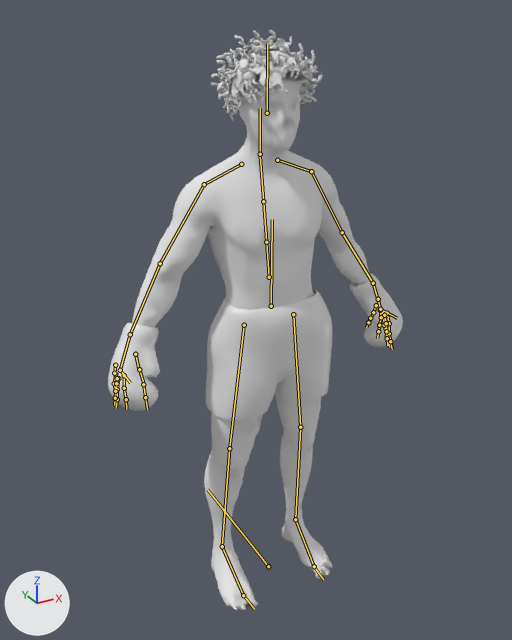
Before and after pictures for a commit that changed the FBX model Assets/Models/Boxer/Boxer.fbx.
The view is the same before and after, from a 50 mm camera at (-1.13, -1.96, 2.09) aimed at (-0.02, 0.07, 1.08). Arrows for +X, +Y and +Z are at lower left; the lights stay in place. The picture after the commit comes second. The bones that change, and the others that lie on the model, are drawn over the model as lines.

Names of what the first picture shows: 'FinalBaseMesh.001'.
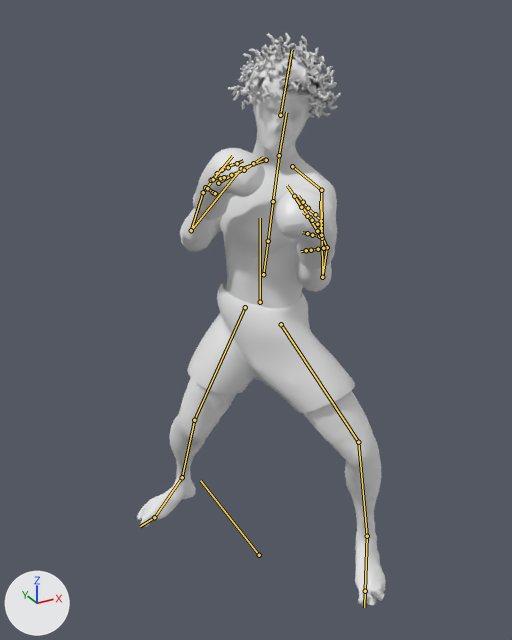
The newer file adds an action. The first version stands in its rest pose; the second is drawn at frame 2 of the action 'Armature.001|Armature.DashForward'.

Location of each change, [x1, y1, x2, y2] in pixels of the pictures (512 x 640 px):
```json
{"object": "FinalBaseMesh.001", "change": "posed", "before": [108, 29, 403, 611], "after": [135, 32, 386, 606], "on screen": "15% narrower"}
{"bone": "mixamorig:Hips.001", "before": "(268, 566) to (207, 489)", "after": "(259, 555) to (200, 480)"}
{"bone": "mixamorig:Hips", "before": "(271, 306) to (272, 219)", "after": "(260, 302) to (260, 218)"}
{"bone": "mixamorig:Neck", "before": "(260, 154) to (260, 108)", "after": "(279, 155) to (286, 112)"}
{"bone": "mixamorig:Head", "before": "(267, 113) to (267, 43)", "after": "(280, 115) to (292, 49)"}
{"bone": "mixamorig:LeftArm", "before": "(311, 171) to (342, 232)", "after": "(321, 190) to (322, 277)"}
{"bone": "mixamorig:LeftForeArm", "before": "(342, 232) to (373, 283)", "after": "(322, 277) to (327, 247)"}
{"bone": "mixamorig:RightArm", "before": "(204, 184) to (160, 263)", "after": "(241, 168) to (191, 230)"}
{"bone": "mixamorig:RightForeArm", "before": "(160, 263) to (130, 334)", "after": "(191, 230) to (203, 192)"}
{"bone": "mixamorig:LeftUpLeg", "before": "(293, 314) to (300, 427)", "after": "(281, 324) to (358, 442)"}
{"bone": "mixamorig:LeftLeg", "before": "(300, 427) to (295, 519)", "after": "(358, 442) to (367, 536)"}
{"bone": "mixamorig:RightUpLeg", "before": "(244, 325) to (229, 448)", "after": "(245, 307) to (194, 420)"}
{"bone": "mixamorig:RightLeg", "before": "(229, 448) to (222, 546)", "after": "(194, 420) to (182, 477)"}
{"bone": "mixamorig:LeftLegIK", "before": "(295, 519) to (295, 519)", "after": "(367, 536) to (367, 536)"}
{"bone": "mixamorig:RightLegIK", "before": "(222, 546) to (222, 546)", "after": "(182, 477) to (182, 477)"}
```

The change, as JSON lines over the scene's bpy script:
```json
{"block": "bone_mixamorig_hips_001", "where": "bone_mixamorig_hips_001 = bpy.data.objects['Armature.001'].pose.bones['mixamorig:Hips.001']"}
{"op": "set", "path": "bone_mixamorig_hips_001.location", "old": "(0.0, 0.0, 0.0)", "new": "(0.0, 0.79, 0.0)"}
{"block": "bone_mixamorig_hips", "where": "bone_mixamorig_hips = bpy.data.objects['Armature.001'].pose.bones['mixamorig:Hips']  # child of 'mixamorig:Hips.001'"}
{"op": "set", "path": "bone_mixamorig_hips.location", "old": "(0.0, 0.0, 0.0)", "new": "(0.0, -0.14, 0.0)"}
{"op": "set", "path": "bone_mixamorig_hips.rotation_quaternion", "old": "(1.0, 0.0, 0.0, 0.0)", "new": "(0.773, 0.0, -0.635, 0.0)", "note": "degrees (0, 0, 0) -> degrees (0, -79, 0)"}
{"block": "bone_mixamorig_neck", "where": "bone_mixamorig_neck = bpy.data.objects['Armature.001'].pose.bones['mixamorig:Neck']  # child of 'mixamorig:Spine2'"}
{"op": "set", "path": "bone_mixamorig_neck.rotation_quaternion", "old": "(1.0, 0.0, 0.0, 0.0)", "new": "(0.972, -0.054, 0.221, -0.052)", "note": "degrees (0, 0, 0) -> degrees (-8, 25, -8)"}
{"block": "bone_mixamorig_head", "where": "bone_mixamorig_head = bpy.data.objects['Armature.001'].pose.bones['mixamorig:Head']  # child of 'mixamorig:Neck'"}
{"op": "set", "path": "bone_mixamorig_head.rotation_quaternion", "old": "(1.0, 0.0, 0.0, 0.0)", "new": "(0.97, 0.078, 0.231, -0.019)", "note": "degrees (0, 0, 0) -> degrees (9, 27, 0)"}
{"block": "bone_mixamorig_leftarm", "where": "bone_mixamorig_leftarm = bpy.data.objects['Armature.001'].pose.bones['mixamorig:LeftArm']  # child of 'mixamorig:LeftShoulder'"}
{"op": "set", "path": "bone_mixamorig_leftarm.rotation_quaternion", "old": "(1.0, 0.0, 0.0, 0.0)", "new": "(0.879, 0.242, -0.408, -0.059)", "note": "degrees (0, 0, 0) -> degrees (41, -43, -24)"}
{"block": "bone_mixamorig_leftforearm", "where": "bone_mixamorig_leftforearm = bpy.data.objects['Armature.001'].pose.bones['mixamorig:LeftForeArm']  # child of 'mixamorig:LeftArm'"}
{"op": "set", "path": "bone_mixamorig_leftforearm.rotation_quaternion", "old": "(1.0, 0.0, 0.0, 0.0)", "new": "(0.526, -0.06, 0.0, 0.849)", "note": "degrees (0, 0, 0) -> degrees (-4, 6, 116)"}
{"block": "bone_mixamorig_rightarm", "where": "bone_mixamorig_rightarm = bpy.data.objects['Armature.001'].pose.bones['mixamorig:RightArm']  # child of 'mixamorig:RightShoulder'"}
{"op": "set", "path": "bone_mixamorig_rightarm.rotation_quaternion", "old": "(1.0, 0.0, 0.0, 0.0)", "new": "(0.838, 0.032, -0.204, -0.505)", "note": "degrees (0, 0, 0) -> degrees (16, -18, -65)"}
{"block": "bone_mixamorig_rightforearm", "where": "bone_mixamorig_rightforearm = bpy.data.objects['Armature.001'].pose.bones['mixamorig:RightForeArm']  # child of 'mixamorig:RightArm'"}
{"op": "set", "path": "bone_mixamorig_rightforearm.rotation_quaternion", "old": "(1.0, 0.0, 0.0, 0.0)", "new": "(0.696, -0.05, 0.0, -0.716)", "note": "degrees (0, 0, 0) -> degrees (-4, -4, -92)"}
{"block": "bone_mixamorig_leftupleg", "where": "bone_mixamorig_leftupleg = bpy.data.objects['Armature.001'].pose.bones['mixamorig:LeftUpLeg']  # child of 'mixamorig:Hips'"}
{"op": "set", "path": "bone_mixamorig_leftupleg.rotation_quaternion", "old": "(1.0, 0.0, 0.0, 0.0)", "new": "(0.899, -0.014, -0.342, 0.274)", "note": "degrees (0, 0, 0) -> degrees (-15, -37, 39)"}
{"block": "bone_mixamorig_leftleg", "where": "bone_mixamorig_leftleg = bpy.data.objects['Armature.001'].pose.bones['mixamorig:LeftLeg']  # child of 'mixamorig:LeftUpLeg'"}
{"op": "set", "path": "bone_mixamorig_leftleg.rotation_quaternion", "old": "(1.0, 0.0, 0.0, 0.0)", "new": "(0.964, -0.165, 0.0, -0.208)", "note": "degrees (0, 0, 0) -> degrees (-19, -4, -24)"}
{"block": "bone_mixamorig_rightupleg", "where": "bone_mixamorig_rightupleg = bpy.data.objects['Armature.001'].pose.bones['mixamorig:RightUpLeg']  # child of 'mixamorig:Hips'"}
{"op": "set", "path": "bone_mixamorig_rightupleg.rotation_quaternion", "old": "(1.0, 0.0, 0.0, 0.0)", "new": "(0.763, 0.129, -0.613, -0.16)", "note": "degrees (0, 0, 0) -> degrees (61, -63, -64)"}
{"block": "bone_mixamorig_rightleg", "where": "bone_mixamorig_rightleg = bpy.data.objects['Armature.001'].pose.bones['mixamorig:RightLeg']  # child of 'mixamorig:RightUpLeg'"}
{"op": "set", "path": "bone_mixamorig_rightleg.rotation_quaternion", "old": "(1.0, 0.0, 0.0, 0.0)", "new": "(0.97, -0.161, 0.0, 0.18)", "note": "degrees (0, 0, 0) -> degrees (-18, 3, 21)"}
{"block": "bone_mixamorig_leftlegik", "where": "bone_mixamorig_leftlegik = bpy.data.objects['Armature.001'].pose.bones['mixamorig:LeftLegIK']  # child of 'mixamorig:Hips.001'"}
{"op": "set", "path": "bone_mixamorig_leftlegik.location", "old": "(0.0, 0.0, 0.0)", "new": "(-1.34, -3.74, -1.62)"}
{"op": "set", "path": "bone_mixamorig_leftlegik.rotation_quaternion", "old": "(1.0, 0.0, 0.0, 0.0)", "new": "(0.956, 0.003, -0.055, 0.289)", "note": "degrees (0, 0, 0) -> degrees (-1, -6, 34)"}
{"block": "bone_mixamorig_rightlegik", "where": "bone_mixamorig_rightlegik = bpy.data.objects['Armature.001'].pose.bones['mixamorig:RightLegIK']  # child of 'mixamorig:Hips.001'"}
{"op": "set", "path": "bone_mixamorig_rightlegik.location", "old": "(0.0, 0.0, 0.0)", "new": "(0.01, 3.25, -0.25)"}
{"op": "set", "path": "bone_mixamorig_rightlegik.rotation_quaternion", "old": "(1.0, 0.0, 0.0, 0.0)", "new": "(0.792, -0.032, -0.112, 0.599)", "note": "degrees (0, 0, 0) -> degrees (-11, -8, 75)"}
```
